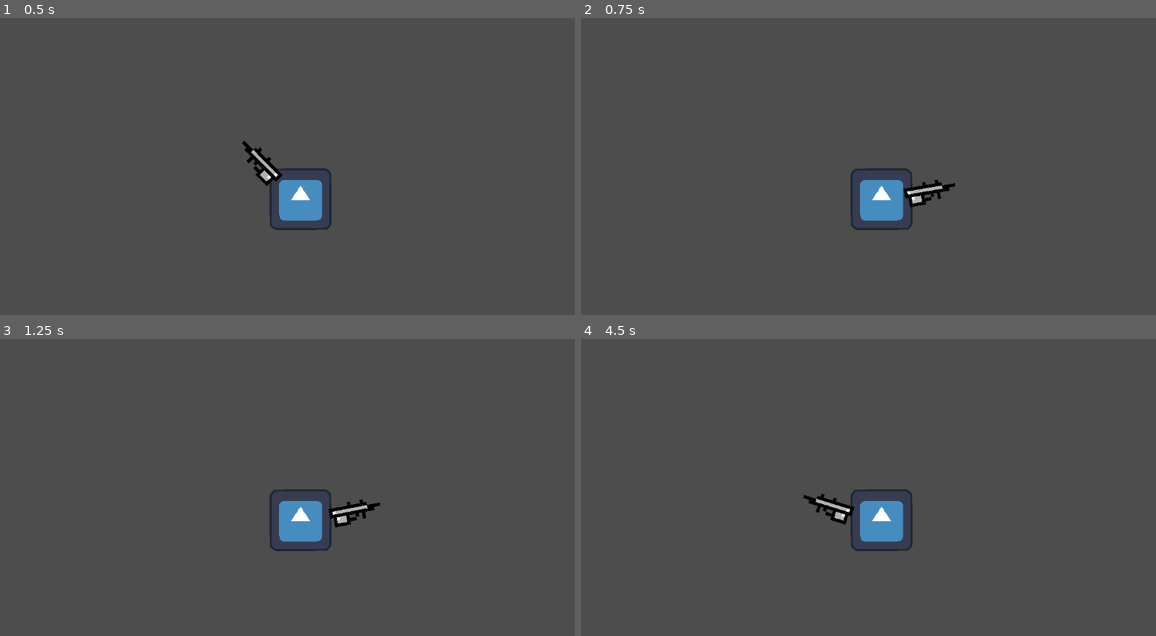
Above: before the commit, frames 1-4 (two rows, left to right).
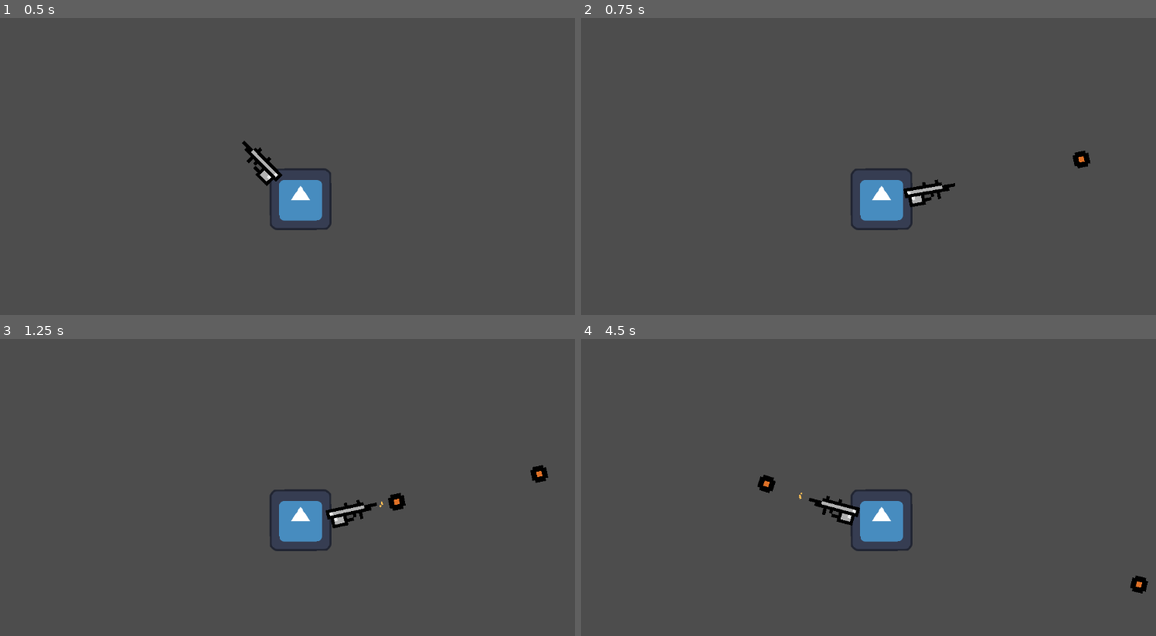
Above: after the commit, the same moments.

Repository: r2d2m/Godot-Modular-Gun-Manager
Game: Godot game, scene res://example_level/example_level.tscn
Same seed, same stepped clock (60 frames per second), same inputs: the game is played once before the commit and once after it. The engine's default icon, where the game draws it, is replaced by a stand-in: a white triangle on a blue panel in a dark square.
Inputs (mouse positions are in pixels of both pictures, inside the frame that each line leads up to):
- Up to frame 1 (0.5 s): no input
- Up to frame 2 (0.75 s): tap Enter at 0.5 s; move the mouse to (1006, 172) at 0.52 s; press the mouse at (1006, 172) at 0.53 s
- Up to frame 3 (1.25 s): no input
- Up to frame 4 (4.5 s): move the mouse to (747, 529) at 1.27 s; release the mouse at (747, 529) at 1.28 s; click (747, 529) at 1.35 s; move the mouse to (937, 437) at 2.02 s; press the mouse at (937, 437) at 2.03 s; move the mouse to (845, 582) at 2.77 s; release the mouse at (845, 582) at 2.78 s; click (845, 582) at 2.85 s; tap Space at 3.5 s; move the mouse to (1058, 564) at 3.52 s; press the mouse at (1058, 564) at 3.53 s; tap R (reload) at 4.15 s; move the mouse to (690, 460) at 4.27 s; release the mouse at (690, 460) at 4.28 s; click (690, 460) at 4.35 s

Frame 1 is identical in both runs. In frame 2, 0.1% of the frame differs, in the area x 85-89%, y 44-51%; in frame 3, 0.5%; in frame 4, 0.6%, in the area x 30-99%, y 45-86%.

Commit message:
v2.0 Beta 5
- BaseWeaponBehavior is no longer excessively modular, now works better out-of-the-box.
- Organised settings
- Added spread settings for shotguns and bullet deviation.

Diff:
--- a/Example Project/Modular-Weapon-Manager/gun_component/gun_component.gd
+++ b/Example Project/Modular-Weapon-Manager/gun_component/gun_component.gd
@@ -110,7 +110,6 @@
 		else: # Not enough ammunition to shoot
 
 			custom_shoot_failed()
-			weapon_behavior.custom_shoot_failed()
 
 
 
@@ -128,13 +127,11 @@
 			is_reloading = true
 
 			custom_reload_begin()
-			weapon_behavior.custom_reload_begin()
 			await get_tree().create_timer(weapon_behavior.reload_time).timeout
 			_on_reload_timer_timeout()
 
 		else: # Fails reload in not enough ammunition
 
-			weapon_behavior.custom_reload_failed()
 			custom_reload_failed()
 
 func _on_reload_timer_timeout() -> void:
@@ -145,7 +142,6 @@
 		stored_ammo_types[weapon_behavior.ammo_type] = reload_info["ammo_stocked"]
 
 		custom_reload_end()
-		weapon_behavior.custom_reload_end()
 
 		is_reloading = false
 
--- a/Example Project/Modular-Weapon-Manager/prebuilt_weapons_types/top_down_weapon/behaviour/top_down_basic.gd
+++ /dev/null
@@ -1,5 +0,0 @@
-extends TopDownWeaponBehavior
-class_name TopDownBasicWeapon
-
-func custom_shoot(_origin: Node2D, _projectile_position: Vector2, _projectile_rotation: float):
-	spawn_projectile(_origin, _projectile_position, _projectile_rotation)
--- a/Example Project/Modular-Weapon-Manager/prebuilt_weapons_types/top_down_weapon/behaviour/top_down_base_behavior.gd
+++ b/Example Project/Modular-Weapon-Manager/prebuilt_weapons_types/top_down_weapon/behaviour/top_down_behavior.gd
@@ -1,12 +1,14 @@
 extends WeaponBehavior
 class_name TopDownWeaponBehavior
 
-@export_category("[Top Down Behaviour] Sprite Settings")
+@export_category("Top Down Behavior Settings")
+
+@export_group("Sprite")
 @export var weapon_sprite: SpriteFrames
 @export var animate_sprite_actions: bool = true
 @export var auto_flip_sprite: bool = true
 
-@export_category("[Top Down Behaviour] Sparks")
+@export_group("Sparks")
 @export var sparks_enabled: bool = true
 @export var sparks_texture: Texture
 @export var sparks_modulate: Color = Color(0.988, 0.749, 0.333)
--- a/Example Project/Modular-Weapon-Manager/weapon_behaviour/base_weapon_behavior.gd
+++ b/Example Project/Modular-Weapon-Manager/weapon_behaviour/base_weapon_behavior.gd
@@ -2,76 +2,48 @@
 extends Resource
 class_name WeaponBehavior
 
-@export_category("General Settings")
+@export_category("Base Weapon Settings")
+
+@export_group("General")
 @export var weapon_name: String
+@export var firerate: float = 1.0
+@export var recoil: float
+@export var attack_instance: AttackInstance
+
+@export_group("Ammo")
 @export var ammo_type: String
-
-@export_category("Weapon Specifications")
-@export var firerate: float = 1.0
 @export var clip_size: int
 @export var reload_time: float
-@export var recoil: float
 
-@export_category("Projectile Specifications")
+@export_group("Projectile")
 @export var projectile_scene: PackedScene
 @export var projectile_scale: float = 1.0
 @export var projectile_speed: float = 75000.0
 @export var projectile_range: float = 100000.0
 
-@export_category("Damage Specifications")
-@export var attack_instance: AttackInstance
+@export_group("Advanced Settings")
 
-
-
-func custom_shoot(_origin: Node2D, _projectile_position: Vector2, _projectile_rotation: float):
-
-	# When creating a gun type, enter how the firing logic (Like spread for a shotgun) in this function.
-
-	pass
-
-func custom_shoot_failed():
-
-	# Calls when shooting lacks ammunition
-
-	pass
-
-func custom_reload_begin():
-
-	# Calls at the beginning of a reload
-
-	pass
-
-func custom_reload_end():
-
-	# Calls at the end of a reload
-
-	pass
-
-func custom_reload_failed():
-
-	# Calls when reload lacks ammunition
-
-	pass
-
-func custom_destroy_weapon():
-
-	# Calls before destroying an old weapon
-
-	pass
-
-func custom_load_weapon():
-
-	# Calls after loading a new weapon
-
-	pass
-
-
-
-
-
+@export_subgroup("Projectile Spread")
+@export var consistent_spread: bool = false
+@export var spread_range: float = 0.0
+@export var projectile_quantity: int = 1
 
 func shoot(_origin: Node2D, _projectile_position: Vector2, _projectile_rotation: float):
-	custom_shoot(_origin, _projectile_position, _projectile_rotation)
+	var spread_angle_extreme: float = spread_range / 50 / 2 # The furthest an angle can spread in each direction.
+
+	for p in projectile_quantity:
+		if !consistent_spread:
+			spawn_projectile(_origin, _projectile_position, _projectile_rotation + randf_range(-spread_angle_extreme, spread_angle_extreme))
+		elif consistent_spread:
+
+			var adjusted_quantity: int = projectile_quantity - 1
+			var projectile_deviation: float = spread_range / adjusted_quantity / 50
+
+			if projectile_quantity > 1:
+				spawn_projectile(_origin, _projectile_position, _projectile_rotation + -spread_angle_extreme + projectile_deviation * p)
+			else:
+				spawn_projectile(_origin, _projectile_position, _projectile_rotation)
+
 
 func get_reload_info(ammo_in_clip: int, max_ammo_in_clip: int, ammo_stocked: int): # Calls to get specifications of weapon reload
 
--- a/Example Project/example_level/example_level.tscn
+++ b/Example Project/example_level/example_level.tscn
@@ -1,11 +1,37 @@
-[gd_scene load_steps=6 format=3 uid="uid://ci6buuforbild"]
+[gd_scene load_steps=9 format=3 uid="uid://ci6buuforbild"]
 
 [ext_resource type="Script" path="res://example_level/example_level.gd" id="1_6xg4l"]
 [ext_resource type="Texture2D" uid="uid://bc8wd8ufv04hj" path="res://icon.svg" id="2_u2t5h"]
 [ext_resource type="PackedScene" uid="uid://wum0cxtnqot2" path="res://Modular-Weapon-Manager/prebuilt_weapons_types/top_down_weapon/component/top_down_gun_2d.tscn" id="3_058iy"]
-[ext_resource type="Resource" uid="uid://bnxi4gg8x4u4a" path="res://example_weapons/top_down_weapons/sniper_rifle.tres" id="4_5co62"]
+[ext_resource type="PackedScene" uid="uid://rohwjlxdmef2" path="res://basic_bullet/projectile.tscn" id="4_nkpi7"]
+[ext_resource type="SpriteFrames" uid="uid://dd255byaahgir" path="res://assets/assault_rifle.tres" id="5_7g753"]
 
 [sub_resource type="RectangleShape2D" id="RectangleShape2D_iplmr"]
+
+[sub_resource type="GDScript" id="GDScript_kqub5"]
+script/source = "extends TopDownWeaponBehavior
+class_name TopDownBasicWeapon"
+
+[sub_resource type="Resource" id="Resource_a8ymk"]
+script = SubResource("GDScript_kqub5")
+weapon_sprite = ExtResource("5_7g753")
+animate_sprite_actions = true
+auto_flip_sprite = true
+sparks_enabled = true
+sparks_modulate = Color(0.988, 0.749, 0.333, 1)
+weapon_name = "assault_rifle"
+firerate = 0.2
+recoil = 0.0
+ammo_type = "light"
+clip_size = 25
+reload_time = 3.0
+projectile_scene = ExtResource("4_nkpi7")
+projectile_scale = 1.0
+projectile_speed = 75000.0
+projectile_range = 100000.0
+consistent_spread = false
+spread_range = 0.0
+projectile_quantity = 1
 
 [node name="Level" type="Node2D"]
 script = ExtResource("1_6xg4l")
@@ -28,7 +54,7 @@
 
 [node name="TopDownGun2D" parent="CharacterBody2D/Hip" node_paths=PackedStringArray("weapon_host") instance=ExtResource("3_058iy")]
 position = Vector2(103.377, -0.822998)
-weapon_behavior = ExtResource("4_5co62")
+weapon_behavior = SubResource("Resource_a8ymk")
 weapon_host = NodePath("../..")
 stored_ammo_types = {
 "light": 10000
--- a/Example Project/example_weapons/top_down_weapons/assault_rifle.tres
+++ b/Example Project/example_weapons/top_down_weapons/assault_rifle.tres
@@ -1,23 +1,26 @@
-[gd_resource type="Resource" script_class="TopDownBasicWeapon" load_steps=4 format=3 uid="uid://ch8t0j4stiyq6"]
+[gd_resource type="Resource" script_class="TopDownWeaponBehavior" load_steps=4 format=3 uid="uid://sryn45h64n1b"]
 
-[ext_resource type="Script" path="res://Modular-Weapon-Manager/prebuilt_weapons_types/top_down_weapon/behaviour/top_down_basic.gd" id="1_iat4e"]
+[ext_resource type="Script" path="res://Modular-Weapon-Manager/prebuilt_weapons_types/top_down_weapon/behaviour/top_down_behavior.gd" id="1_3d7yr"]
 [ext_resource type="PackedScene" uid="uid://rohwjlxdmef2" path="res://basic_bullet/projectile.tscn" id="1_ww675"]
 [ext_resource type="SpriteFrames" uid="uid://dd255byaahgir" path="res://assets/assault_rifle.tres" id="3_8t78y"]
 
 [resource]
-script = ExtResource("1_iat4e")
+script = ExtResource("1_3d7yr")
 weapon_sprite = ExtResource("3_8t78y")
 animate_sprite_actions = true
 auto_flip_sprite = true
 sparks_enabled = true
 sparks_modulate = Color(0.988, 0.749, 0.333, 1)
 weapon_name = "assault_rifle"
+firerate = 0.1
+recoil = 0.0
 ammo_type = "light"
-firerate = 0.2
-clip_size = 25
-reload_time = 3.0
-recoil = 0.0
+clip_size = 20
+reload_time = 1.5
 projectile_scene = ExtResource("1_ww675")
 projectile_scale = 1.0
 projectile_speed = 75000.0
 projectile_range = 100000.0
+consistent_spread = false
+spread_range = 5.0
+projectile_quantity = 1
--- a/Example Project/example_weapons/top_down_weapons/sniper_rifle.tres
+++ /dev/null
@@ -1,23 +0,0 @@
-[gd_resource type="Resource" script_class="TopDownBasicWeapon" load_steps=4 format=3 uid="uid://bnxi4gg8x4u4a"]
-
-[ext_resource type="PackedScene" uid="uid://rohwjlxdmef2" path="res://basic_bullet/projectile.tscn" id="1_4erow"]
-[ext_resource type="Script" path="res://Modular-Weapon-Manager/prebuilt_weapons_types/top_down_weapon/behaviour/top_down_basic.gd" id="2_c4apm"]
-[ext_resource type="SpriteFrames" uid="uid://dd255byaahgir" path="res://assets/assault_rifle.tres" id="3_d2ejm"]
-
-[resource]
-script = ExtResource("2_c4apm")
-weapon_sprite = ExtResource("3_d2ejm")
-animate_sprite_actions = true
-auto_flip_sprite = true
-sparks_enabled = true
-sparks_modulate = Color(0.988, 0.749, 0.333, 1)
-weapon_name = "assault_rifle"
-ammo_type = "light"
-firerate = 1.0
-clip_size = 5
-reload_time = 5.0
-recoil = 0.0
-projectile_scene = ExtResource("1_4erow")
-projectile_scale = 1.0
-projectile_speed = 300000.0
-projectile_range = 200000.0
